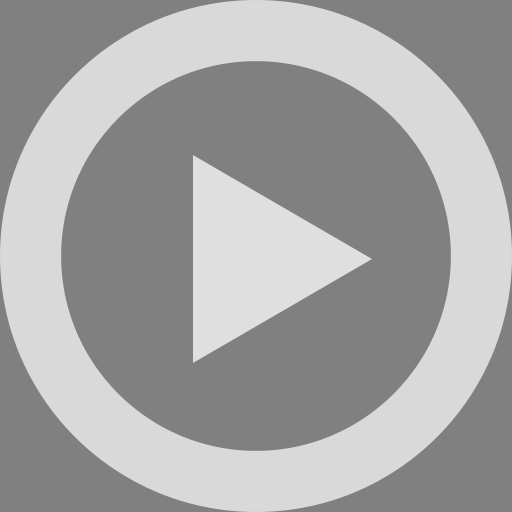
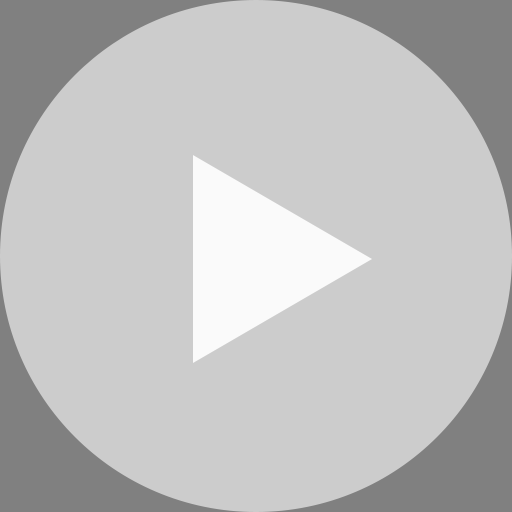
The second 512 × 512 image is a revision of the first. Changes to its layers:
"Ellipse 1": opacity 70% → 60%, painted on it over [0, 0, 512, 512]
"Polygon 1": opacity 75% → 90% over [193, 155, 372, 363]
